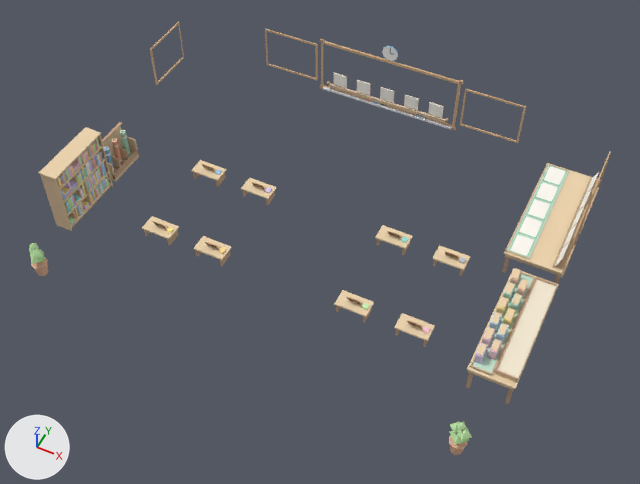
The glTF model assets/pi_interior_props.glb, before and after one commit.
Before and after are seen from a 50 mm lens placed at (6.82, -13.21, 16.47), pointed at (0.52, -0.61, 0.72). The lights are fixed; the arrows at lower left show +X, +Y and +Z. The first picture is the older version.

Names of what the first picture shows: 'lalu_bingkai_papan', 'lalu_kad_dulang', 'lalu_kad_rak', 'meja_blok_rukun', 'meja_kad_hadis', 'meja_rendah_5', 'meja_rendah_8', 'rak_buku', 'rak_sejadah' and 34 more.
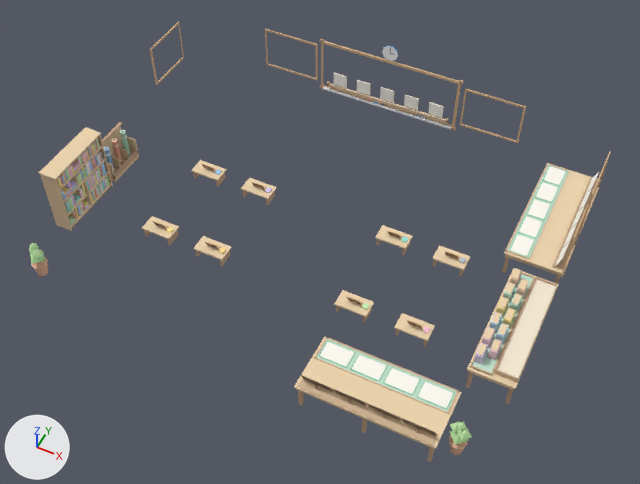
Pixel boxes [x1, y1, x2, y2] of what changed, in the pictures (640 x 484 px):
'meja_kad_doa', added (beige)
    after: [294, 337, 461, 462]
'lalu_doa_rak', added (beige)
    after: [298, 375, 438, 445]
'lalu_doa_dulang', added
    after: [314, 337, 459, 414]
'lalu_doa_1', added
    after: [417, 381, 454, 410]
'lalu_doa_2', added
    after: [383, 367, 421, 396]
'lalu_doa_3', added
    after: [350, 354, 388, 381]
'lalu_doa_4', added
    after: [319, 341, 355, 368]

Edits to the bpy script that builds the scene:
```text
Add me_lalu_doa_4:
    me_lalu_doa_4.from_pydata(...)  # 42 vertices, 40 faces; spans x -0.33..0.33, y -0.22..0.22, z -0.01..0.009
    me_lalu_doa_4.materials.append(mat_warna_bucu)
Add me_lalu_doa_rak:
    me_lalu_doa_rak.from_pydata(...)  # 78 vertices, 76 faces; spans x 1.92..4.93, y -4.44..-4.18, z 0.74..1.09
    me_lalu_doa_rak.materials.append(mat_warna_bucu)
Add me_lalu_doa_dulang:
    me_lalu_doa_dulang.from_pydata(...)  # 34 vertices, 50 faces; spans x 1.9..4.95, y -3.64..-3.05, z 0.74..0.77
    me_lalu_doa_dulang.materials.append(mat_warna_bucu)
Add me_meja_kad_doa:
    me_meja_kad_doa.from_pydata(...)  # 80 vertices, 92 faces; spans x 1.85..5.0, y -4.46..-3.04, z 0.0..0.74
    me_meja_kad_doa.materials.append(mat_warna_bucu)
Add ob_lalu_doa_4:
    ob_lalu_doa_4 = bpy.data.objects.new('lalu_doa_4', me_lalu_doa_4)
    ob_lalu_doa_4.location = (2.3, -3.35, 0.76)
Add ob_lalu_doa_3:
    ob_lalu_doa_3 = bpy.data.objects.new('lalu_doa_3', me_lalu_doa_4.copy())
    ob_lalu_doa_3.location = (3.05, -3.35, 0.76)
Add ob_lalu_doa_2:
    ob_lalu_doa_2 = bpy.data.objects.new('lalu_doa_2', me_lalu_doa_4.copy())
    ob_lalu_doa_2.location = (3.8, -3.35, 0.76)
Add ob_lalu_doa_1:
    ob_lalu_doa_1 = bpy.data.objects.new('lalu_doa_1', me_lalu_doa_4.copy())
    ob_lalu_doa_1.location = (4.55, -3.35, 0.76)
Add ob_lalu_doa_rak:
    ob_lalu_doa_rak = bpy.data.objects.new('lalu_doa_rak', me_lalu_doa_rak)
    ob_lalu_doa_rak.location = (0.0, 0.0, 0.0)
Add ob_lalu_doa_dulang:
    ob_lalu_doa_dulang = bpy.data.objects.new('lalu_doa_dulang', me_lalu_doa_dulang)
    ob_lalu_doa_dulang.location = (0.0, 0.0, 0.0)
Add ob_meja_kad_doa:
    ob_meja_kad_doa = bpy.data.objects.new('meja_kad_doa', me_meja_kad_doa)
    ob_meja_kad_doa.location = (0.0, 0.0, 0.0)
```
